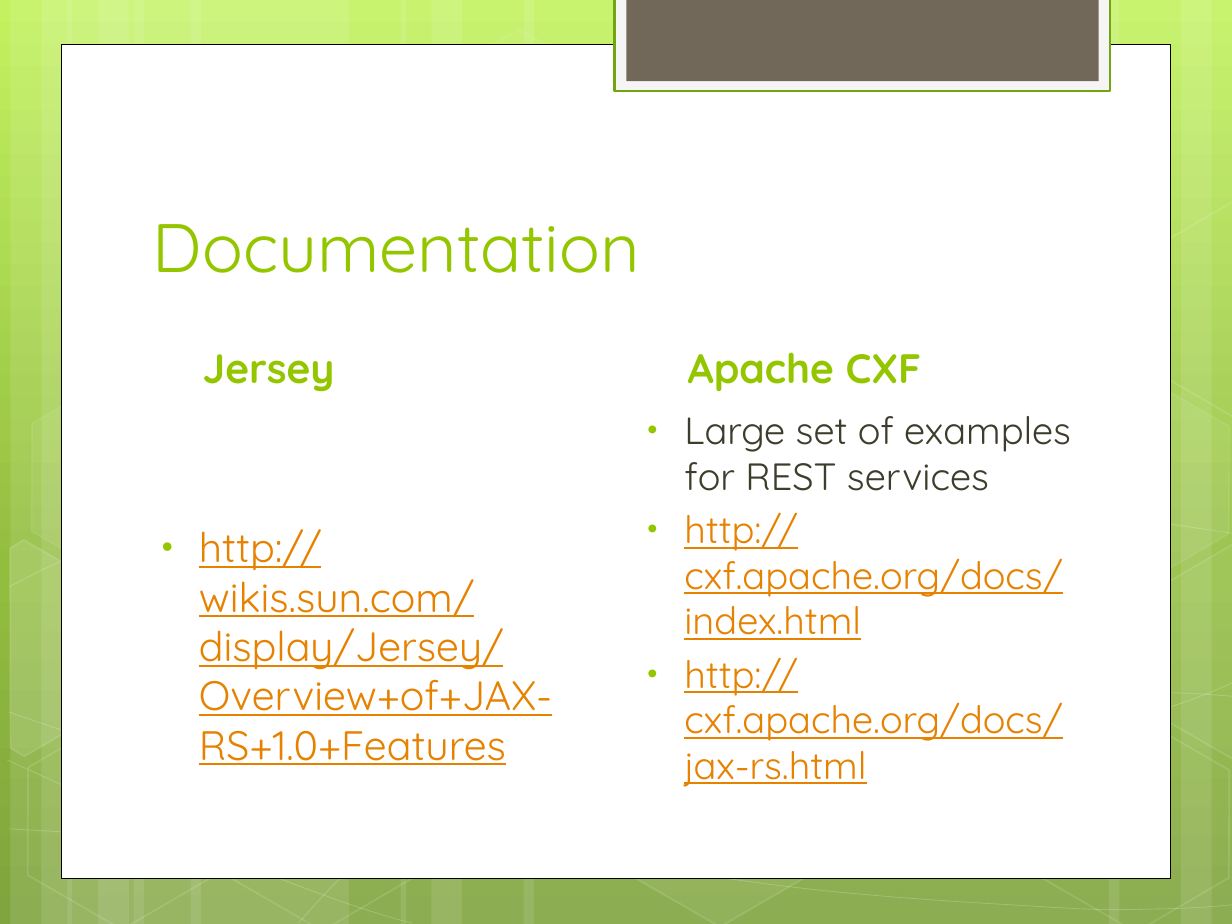
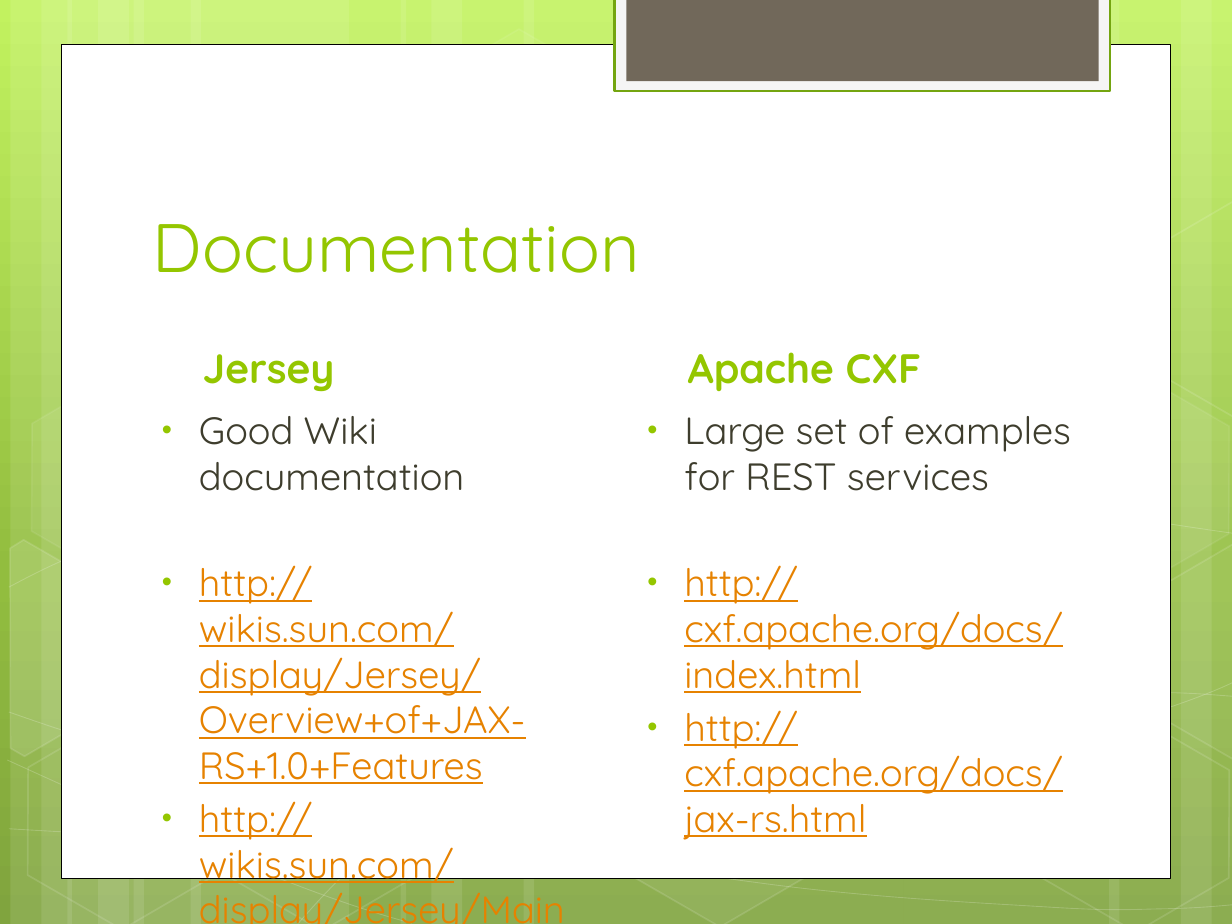
Before and after one commit to shaileshkv/restful-webservice-demo-project, a slide deck: slide 3 of wiki/other/Webservice framework comparison.pptx. Drawn at 1232x924 pixels with LibreOffice and Linux fonts; fonts in the diff are those of the drawing. Boxes give left, top, right and bottom in pixels: in the first picture for what was removed or moved away, otherwise in the second. Text is boxed around its words. In the diff, an @@ line names an element or a change of style, - is before the commit and + after.

```diff
--- a/wiki/other/Webservice framework comparison.pptx
+++ b/wiki/other/Webservice framework comparison.pptx
@@ text at [199,416,464,491]: paragraph added @@
+• Good Wiki documentation
@@ text "Large set of examples for ..." rewrapped from [684,416,1071,787] to [684,416,1071,840] @@
@@ text at [199,565,526,784]: size 24 to 22.2 pt in "http://wikis.sun.com/display/Jersey/Overview+of+JAX-RS+1.0+F ..." @@
@@ text at [199,801,565,924]: paragraph added @@
+• http://wikis.sun.com/display/Jersey/Main
```
Also in this commit, not shown: 10 other slides changed, 1 slide added, 2 slides removed.
